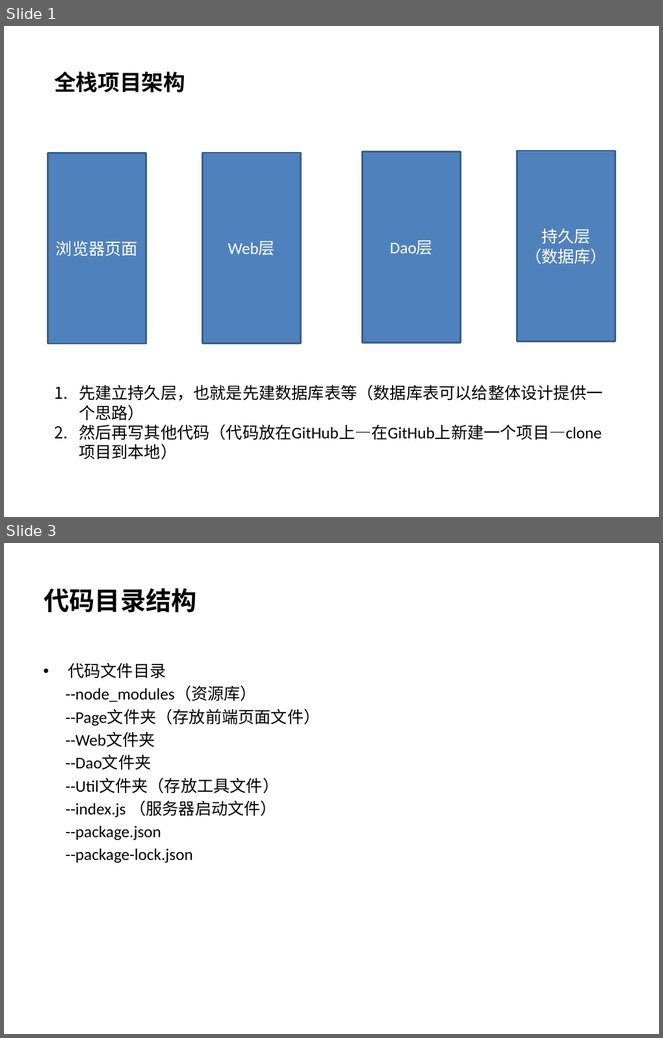
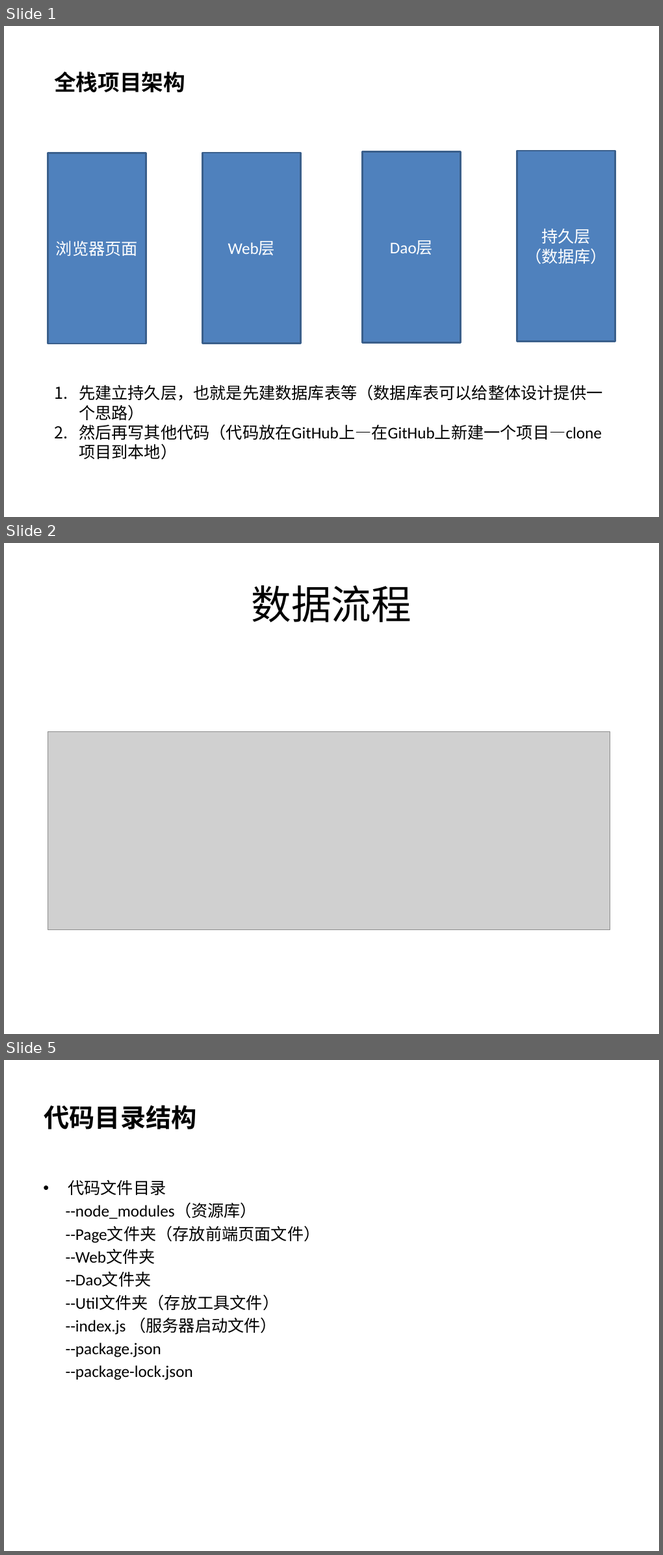
Before and after one commit to DeltaNing/deltaning.com-server, a slide deck: 1_project_resources/个人博客全栈架构.pptx. Shown one above the other, each under a label of ours: slides 1 and 3 before the commit, slides 1, 2 and 5 after it; the slides between them are not shown. The pictures are 663x1038 and 663x1555 pixels, drawn with LibreOffice and Linux fonts; fonts in the diff are those of the drawing; grey boxes stand for pictures. Boxes give left, top, right and bottom in pixels: in the first picture for what was removed or moved away, otherwise in the second. Text is boxed around its words. In the diff, an @@ line names an element or a change of style, - is before the commit and + after.

```diff
--- a/1_project_resources/个人博客全栈架构.pptx
+++ b/1_project_resources/个人博客全栈架构.pptx
@@ slide 2 added at [4, 543, 659, 1034], background #FFFFFF @@
@@ title added at [252, 585, 412, 622], 44 pt, text #000000 @@
+数据流程
@@ picture added at [48, 731, 610, 930] @@
@@ what was slide 3 is now slide 5 @@
```
Also in this commit, not shown: 1 slide changed, 2 other slides added, 12 other files.
